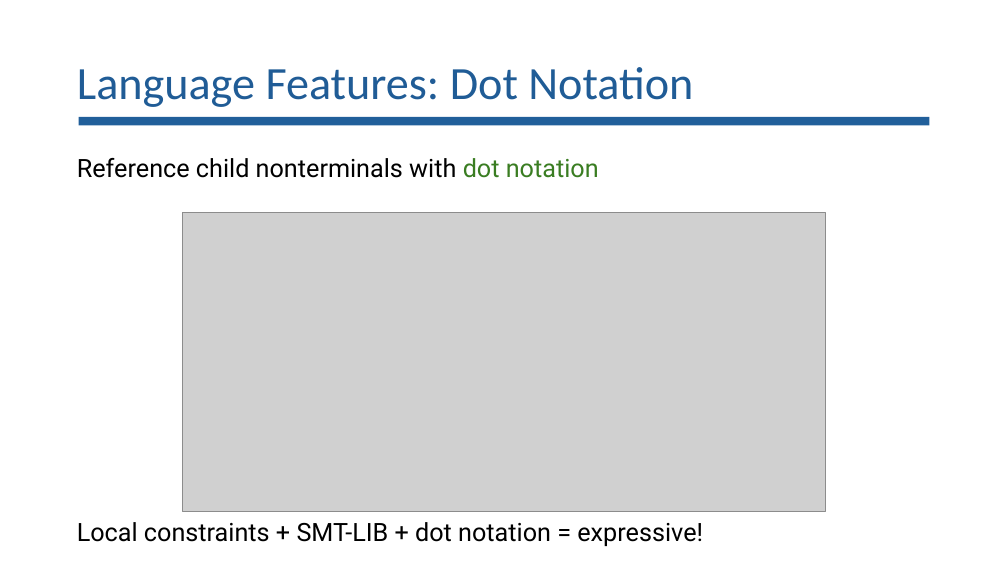
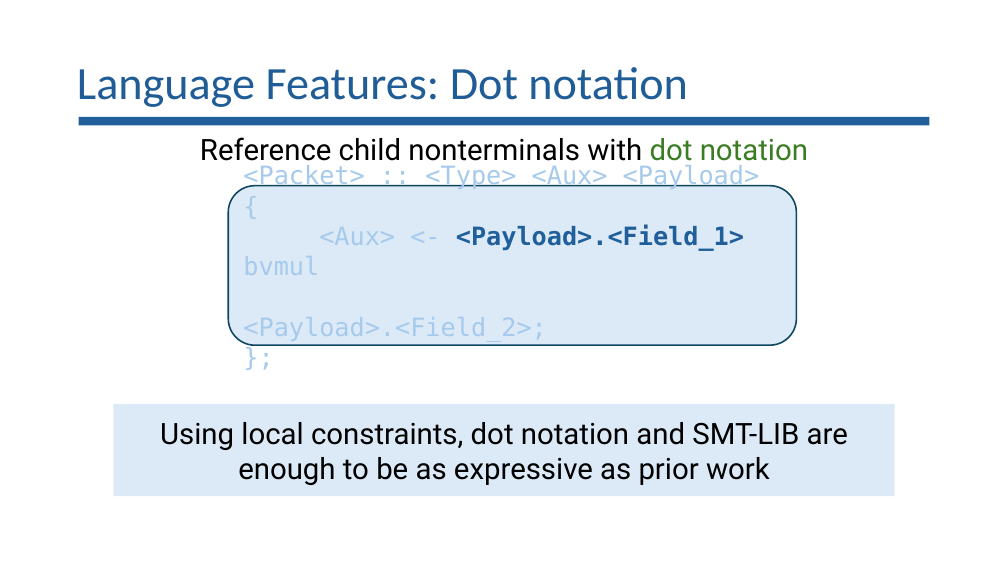
Before and after one commit to lorchrob/goblin_slides, a slide deck: slide 37 of goblin_slides.pptx. Drawn at 1008x567 pixels with LibreOffice and Linux fonts; fonts in the diff are those of the drawing; grey boxes stand for pictures. Boxes give left, top, right and bottom in pixels: in the first picture for what was removed or moved away, otherwise in the second. Text is boxed around its words. In the diff, an @@ line names an element or a change of style, - is before the commit and + after.

Commit message:
Slides

```diff
--- a/goblin_slides.pptx
+++ b/goblin_slides.pptx
@@ title at [77,67,688,107]: text changed @@
-Language Features: Dot Notation
+Language Features: Dot notation
@@ text "Reference child nonterminals with dot ...": place and size @@
-text "Reference child nonterminals with dot ..." at [77,158,599,178]
+text "Reference child nonterminals with dot ..." at [200,137,808,168]
@@ text "Reference child nonterminals with dot ..." at [200,137,808,168]: size 24 to 28 pt; alignment left to centre @@
@@ rounded rectangle added at [228,186,797,346], fill #DCEAF7, outline #104760 1.5 pt, 24 pt, text #A6CAEC @@
+<Packet> :: <Type> <Aux> <Payload>
+{
+<Aux> <- <Payload>.<Field_1> bvmul
+<Payload>.<Field_2>;
+};
@@ picture removed at [183,212,826,512] @@
@@ rectangle "Using local constraints, dot notation ...": place and size @@
-rectangle "Using local constraints, dot notation ..." at [77,522,703,546]
+rectangle "Using local constraints, dot notation ..." at [113,405,895,497]
@@ rectangle "Using local constraints, dot notation ..." at [113,405,895,497]: vertical alignment top to middle; fill none to #DCEAF7 @@
@@ text in rectangle at [160,422,848,485]: text changed; size 24 to 28 pt @@
-Local constraints + SMT-LIB + dot notation = expressive!
+Using local constraints, dot notation and SMT-LIB are enough to be as expressive as prior work
```
Also in this commit, not shown: 10 other slides changed, 1 slide added.
